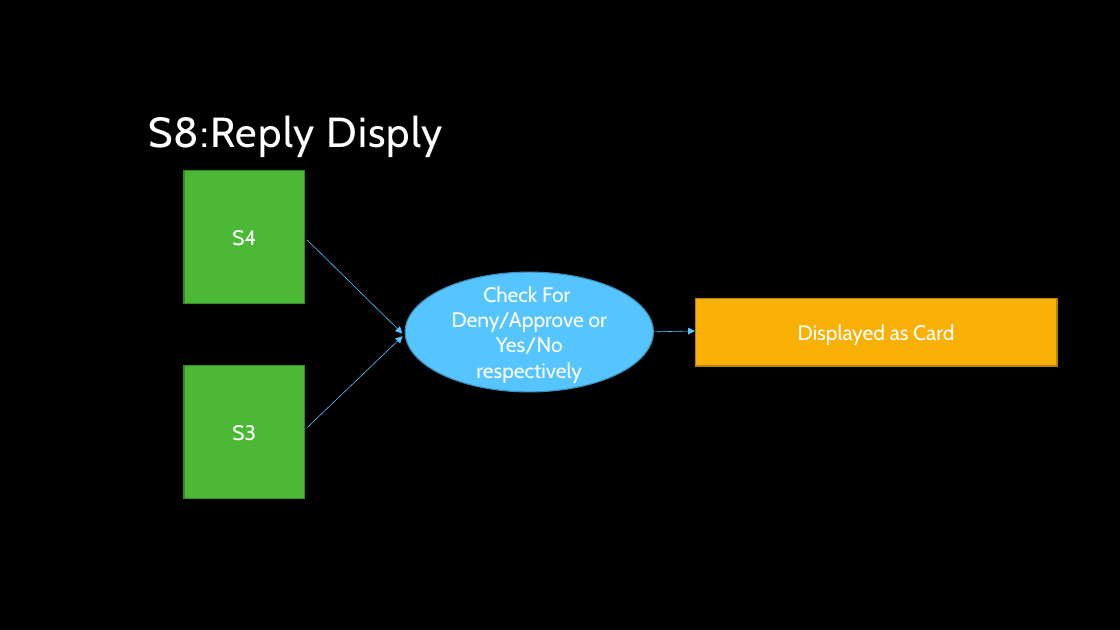
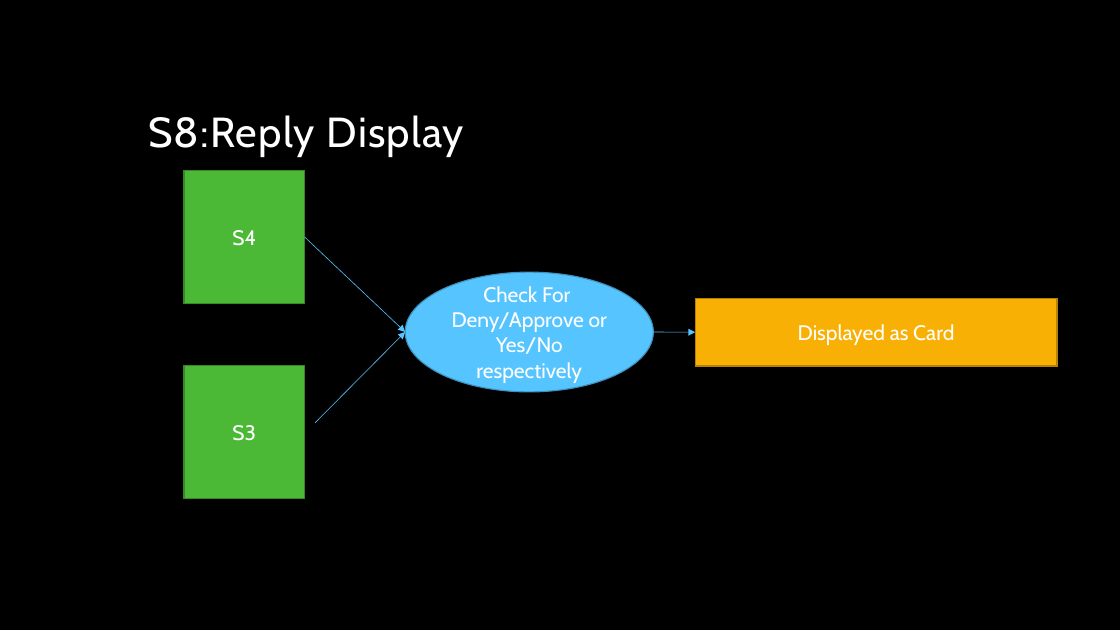
Before and after one commit to arnyboy101/InsemiTimeSheet, a slide deck: slide 9 of SubRoutine Diagrams/Notice Board.pptx. Drawn at 1120x630 pixels with LibreOffice and Linux fonts; fonts in the diff are those of the drawing; background and template pictures are left out. Boxes give left, top, right and bottom in pixels: in the first picture for what was removed or moved away, otherwise in the second. Text is boxed around its words. In the diff, an @@ line names an element or a change of style, - is before the commit and + after.

```diff
--- a/SubRoutine Diagrams/Notice Board.pptx
+++ b/SubRoutine Diagrams/Notice Board.pptx
@@ title at box(148, 115, 464, 157): text changed @@
-S8:Reply Disply
+S8:Reply Display
@@ arrow moved from (308, 240) - (402, 334) to (305, 237) - (405, 332) @@
@@ arrow moved from (308, 428) - (402, 336) to (315, 423) - (405, 332) @@
@@ arrow moved from (649, 332) - (695, 331) to (654, 332) - (695, 333) @@
```
Also in this commit, not shown: 5 other slides changed, 1 other file.
